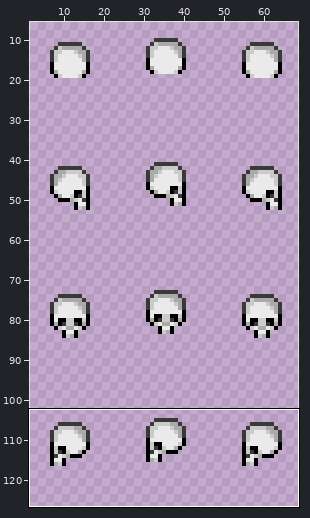
Sprite sheet -- spriteData/09/12.gif. Above: a wide view before the commit, with the close-up outlined.
Close-up. First the earlier version:
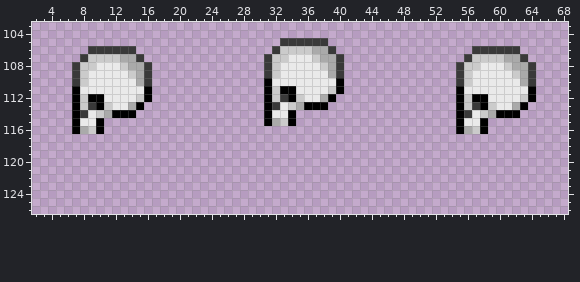
The file is 72x128 pixels. Shown: x 2..68, y 103..126. The old version is drawn lined up with the new one. The wide view leaves out empty margins. The commit also changed other parts of the picture, which this record leaves out.
After the commit:
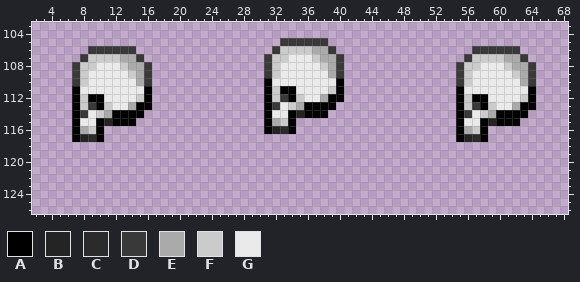
Palette (. is transparent): A #000000  B #242424  C #2b2b2b  D #393939  E #aaaaaa  F #cbcbcb  G #eaeaea
Edits made:
drawings rearranged on the sheet (the old picture shows each at its new place)
@@ x 2..68 @@
 111 .....AGGGGGGGGA..............AFAAGGGGFA..............AGGGGGGGGA....
-112 .....AFAAGGGGFA..............AFDAFGGEA...............AFAAGGGGFA....
-113 .....AFDAFGGEA...............ADGFEAAA................AFDAFGGEA.....
-114 .....ADGFEAAA................AGGA....................ADGFEAAA......
-115 .....AGGA....................AEFA....................AGGA..........
-116 .....AEFA............................................AEFA..........
-117 ...................................................................
+112 .....AFAAGGGGFA..............AFDAFGGEAA..............AFAAGGGGFA....
+113 .....AFDAFGGEAA..............ADGFEAAAA...............AFDAFGGEAA....
+114 .....ADGFEAAAA...............AGGABAAA................ADGFEAAAA.....
+115 .....AGGABAAA................AEFA....................AGGABAAA......
+116 .....AEFA....................ABCA....................AEFA..........
+117 .....ABCA............................................ABCA..........
 118 ...................................................................
